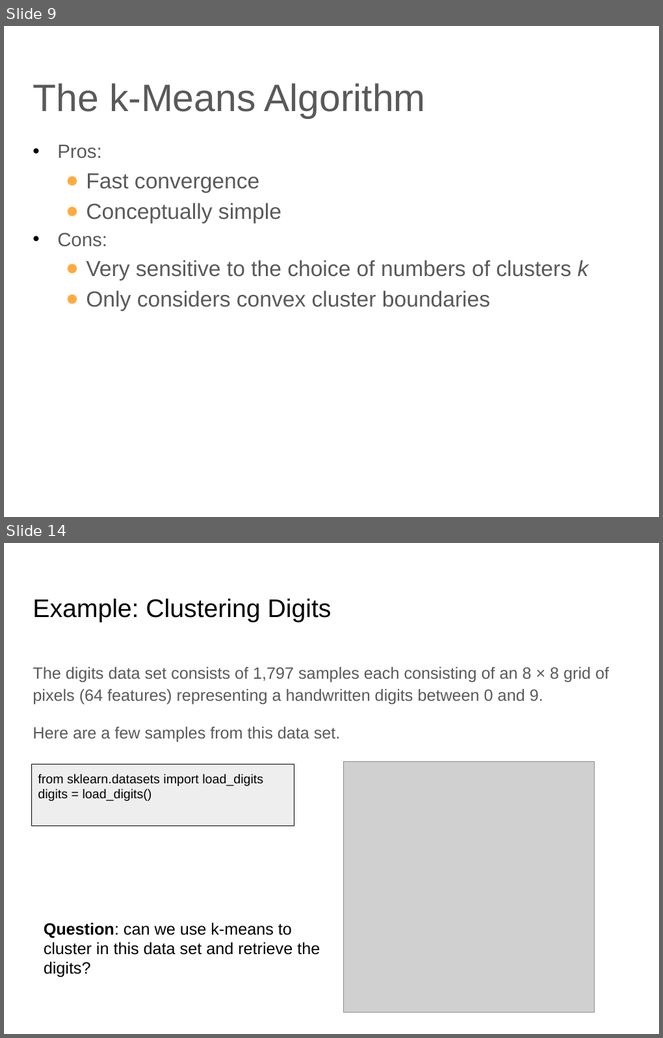
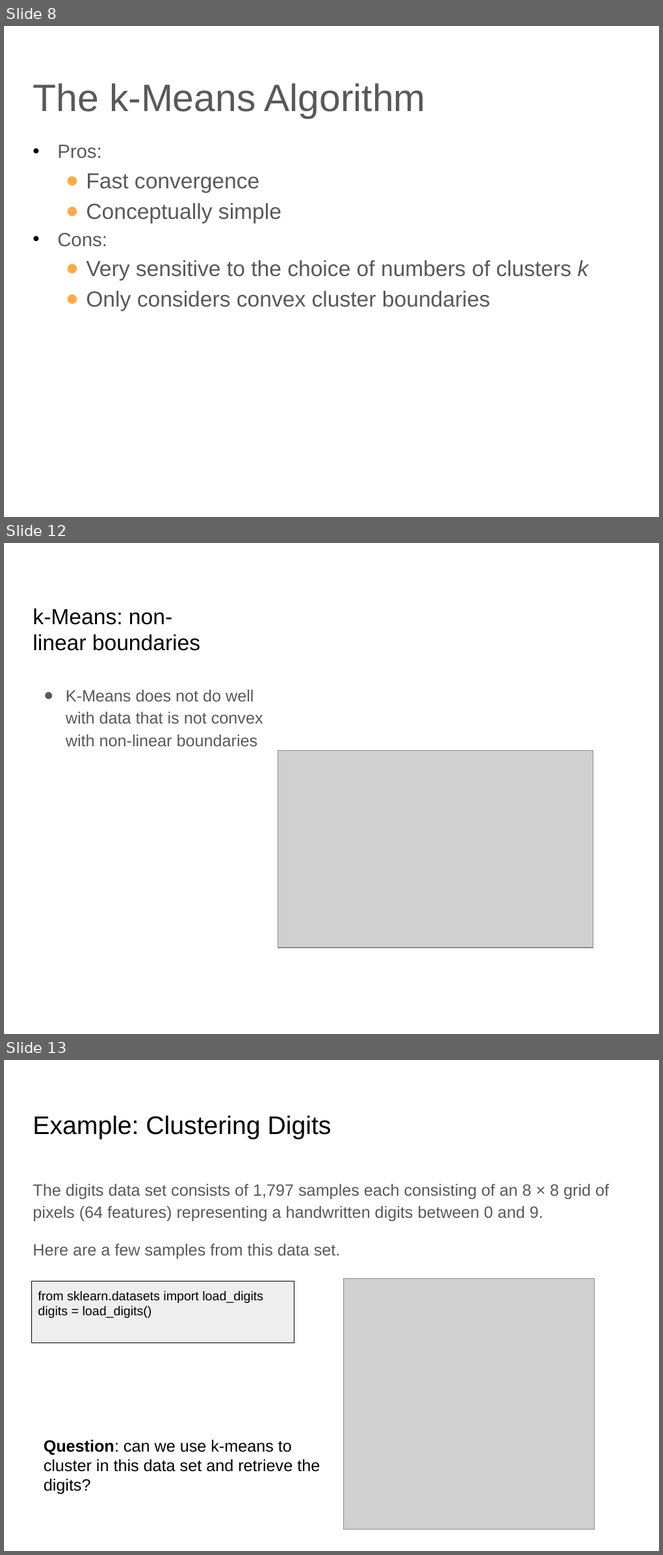
Before and after one commit to lutzhamel/CSC310, a slide deck: notes/17-unsupervised-learning.pptx. Shown one above the other, each under a label of ours: slides 9 and 14 before the commit, slides 8, 12 and 13 after it; the slides between them are not shown. The pictures are 663x1038 and 663x1555 pixels, drawn with LibreOffice and Linux fonts; fonts in the diff are those of the drawing; grey boxes stand for pictures. Boxes give left, top, right and bottom in pixels: in the first picture for what was removed or moved away, otherwise in the second. Text is boxed around its words. In the diff, an @@ line names an element or a change of style, - is before the commit and + after.

```diff
--- a/notes/17-unsupervised-learning.pptx
+++ b/notes/17-unsupervised-learning.pptx
@@ slide 12 added at box(4, 543, 659, 1034), background #FFFFFF @@
@@ title added at box(33, 608, 200, 651), 24 pt, text #000000 @@
+k-Means: non-linear boundaries
@@ text added at box(66, 689, 263, 746), 18 pt, text #595959 @@
+● K-Means does not do well with data that is not convex with non-linear boundaries
@@ picture added at box(278, 751, 594, 948) @@
@@ what was slide 9 is now slide 8 @@
@@ what was slide 14 is now slide 13 @@
```
Also in this commit, not shown: 10 slides changed, 2 slides removed, 2 other files.
